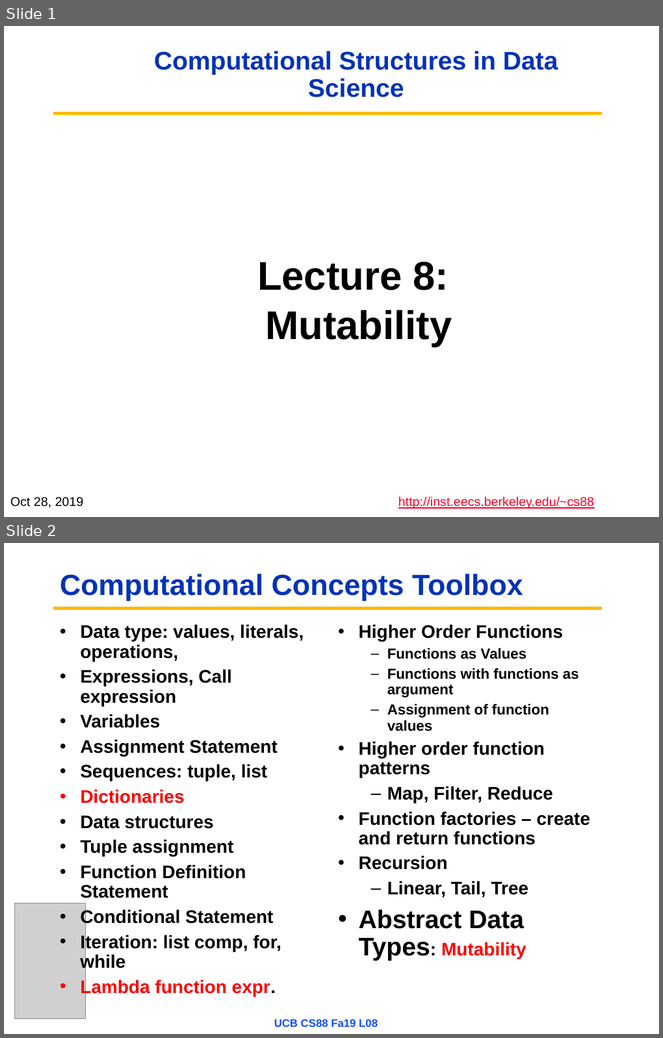
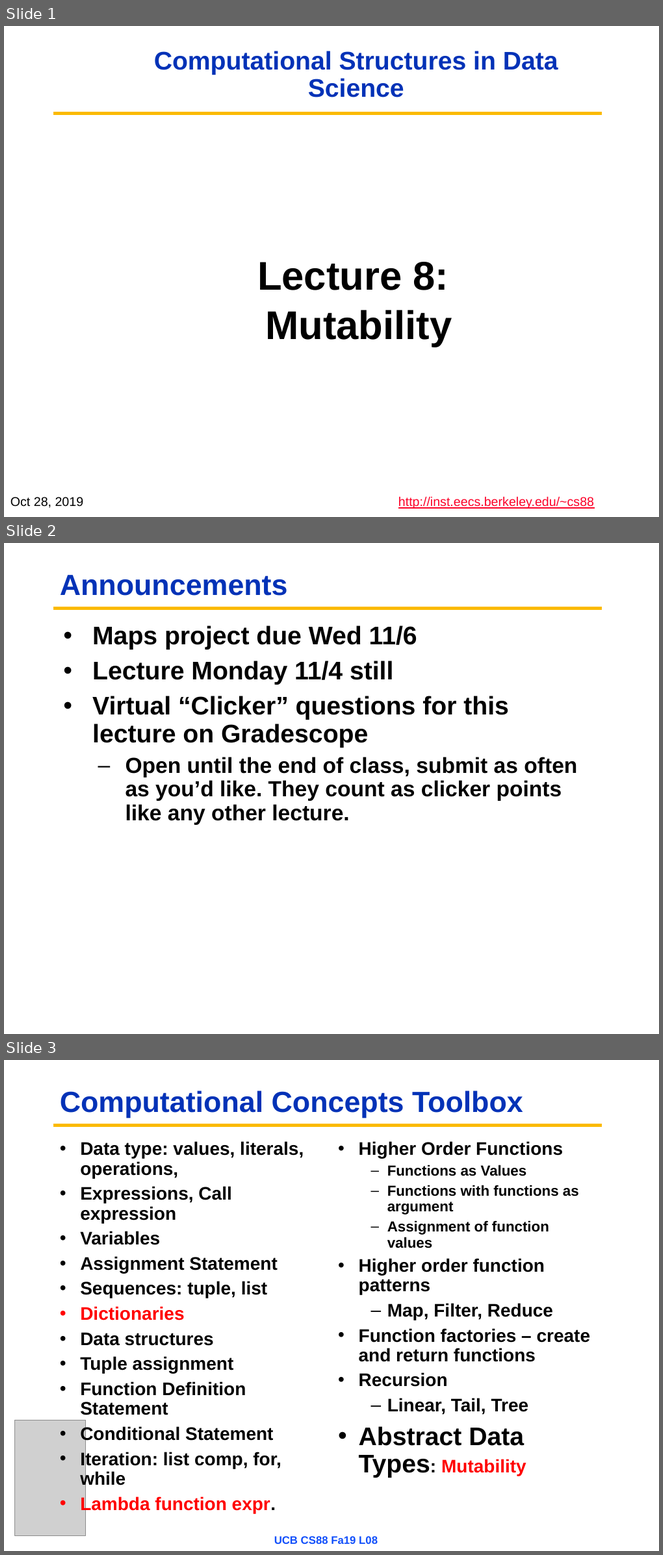
Before and after one commit to cs88-website/cs88-website.github.io, a slide deck: fa19/assets/slides/fa19/08-Mutation.pptx. Shown one above the other, each under a label of ours: slides 1 and 2 before the commit, slides 1, 2 and 3 after it. The pictures are 663x1038 and 663x1555 pixels, drawn with LibreOffice and Linux fonts; fonts in the diff are those of the drawing; grey boxes stand for pictures; background and template pictures are left out. Boxes give left, top, right and bottom in pixels: in the first picture for what was removed or moved away, otherwise in the second. Text is boxed around its words. In the diff, an @@ line names an element or a change of style, - is before the commit and + after.

```diff
--- a/fa19/assets/slides/fa19/08-Mutation.pptx
+++ b/fa19/assets/slides/fa19/08-Mutation.pptx
@@ slide 2 added at <box>4,543,659,1034</box>, background #FFFFFF; not listed: 1 template element that a slide beside it also shows @@
@@ title added at <box>60,575,288,596</box>, 32 pt, text #0332B7, bold @@
+Announcements
@@ text added at <box>92,626,577,825</box>, 28 pt, text #000000, bold @@
+• Maps project due Wed 11/6
+• Lecture Monday 11/4 still
+• Virtual “Clicker” questions for this lecture on Gradescope
+  – Open until the end of class, submit as often as you’d like. They count as clicker points like any other lecture.
@@ what was slide 2 is now slide 3 @@
```
Also in this commit, not shown: 1 slide changed, 1 other slide added, 2 slides removed, 10 other files.
